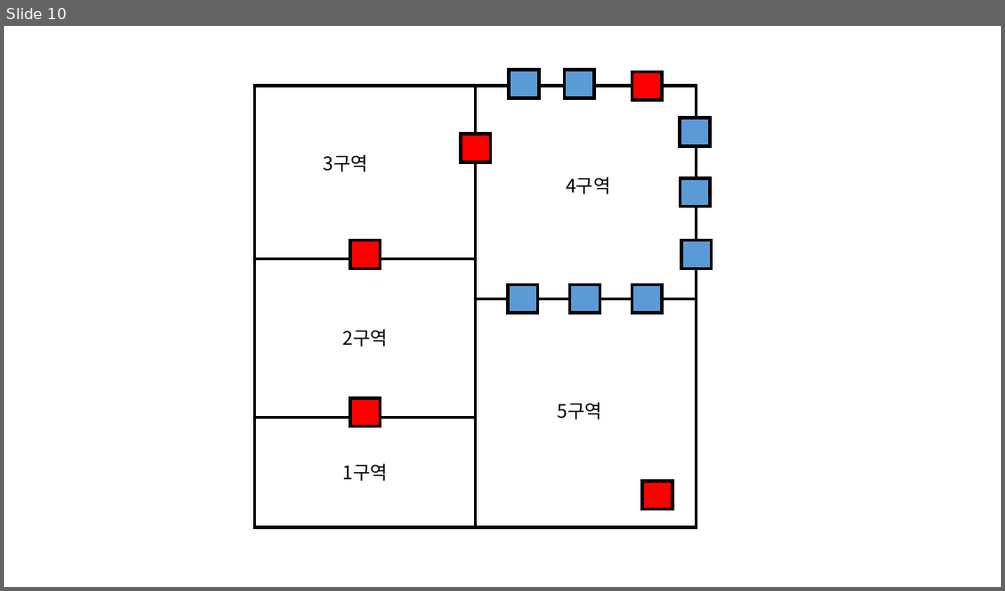
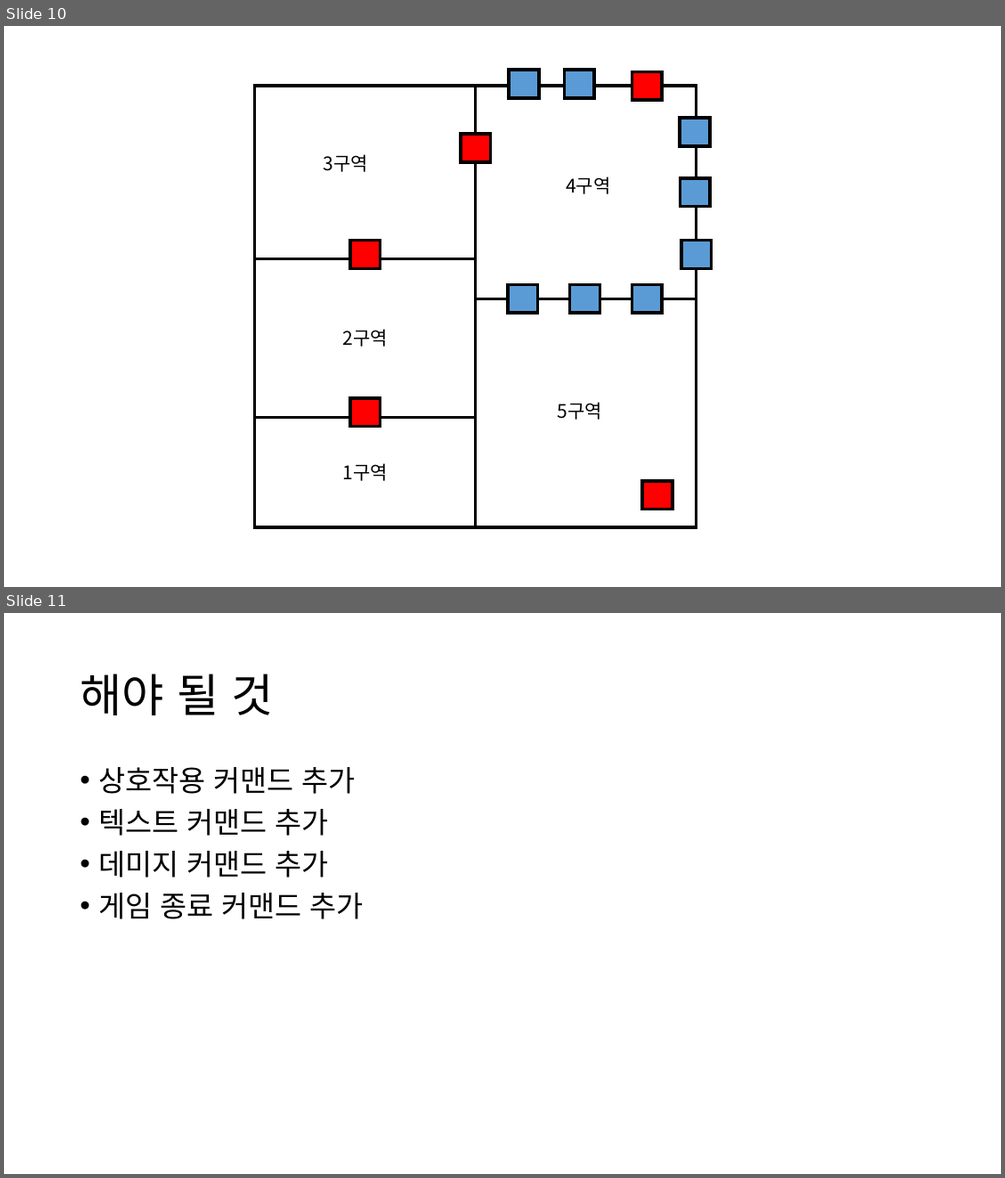
Before and after one commit to yimgunho/Witch_of_Time, a slide deck: 시간의 마녀_데모맵 기획.pptx. Shown one above the other, each under a label of ours: slide 10 before the commit, slides 10 and 11 after it. The pictures are 1005x591 and 1005x1178 pixels, drawn with LibreOffice and Linux fonts; fonts in the diff are those of the drawing. Boxes give left, top, right and bottom in pixels: in the first picture for what was removed or moved away, otherwise in the second. Text is boxed around its words. In the diff, an @@ line names an element or a change of style, - is before the commit and + after.

```diff
--- a/시간의 마녀_데모맵 기획.pptx
+++ b/시간의 마녀_데모맵 기획.pptx
@@ slide 11 added at (4,613,1001,1174), background #FFFFFF @@
@@ title added at (80,674,274,715), 44 pt, text #000000 @@
+해야 될 것
@@ text added at (98,767,364,919), 28 pt, text #000000 @@
+• 상호작용 커맨드 추가
+• 텍스트 커맨드 추가
+• 데미지 커맨드 추가
+• 게임 종료 커맨드 추가
```
Also in this commit, not shown: 5 slides changed, 1 slide removed.
